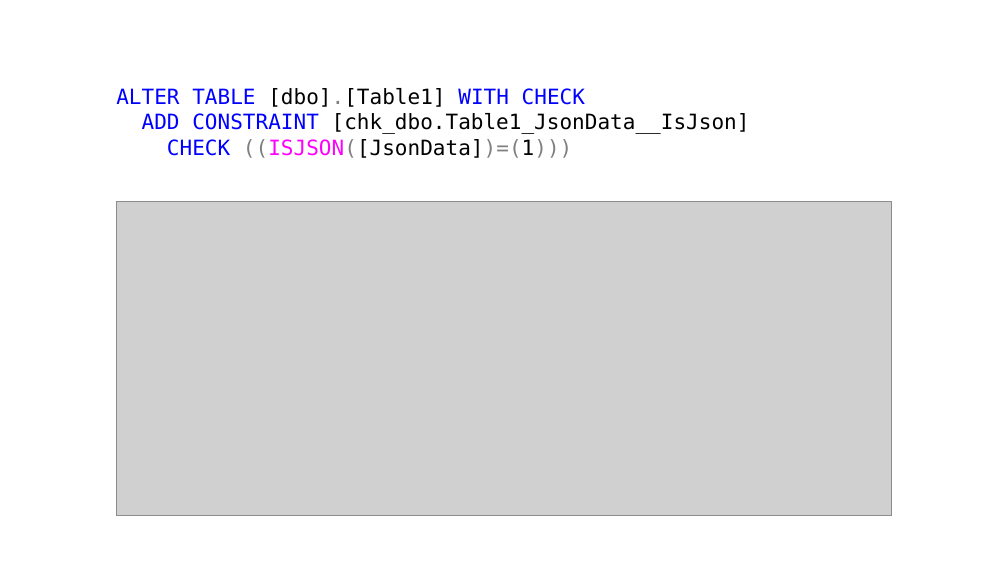
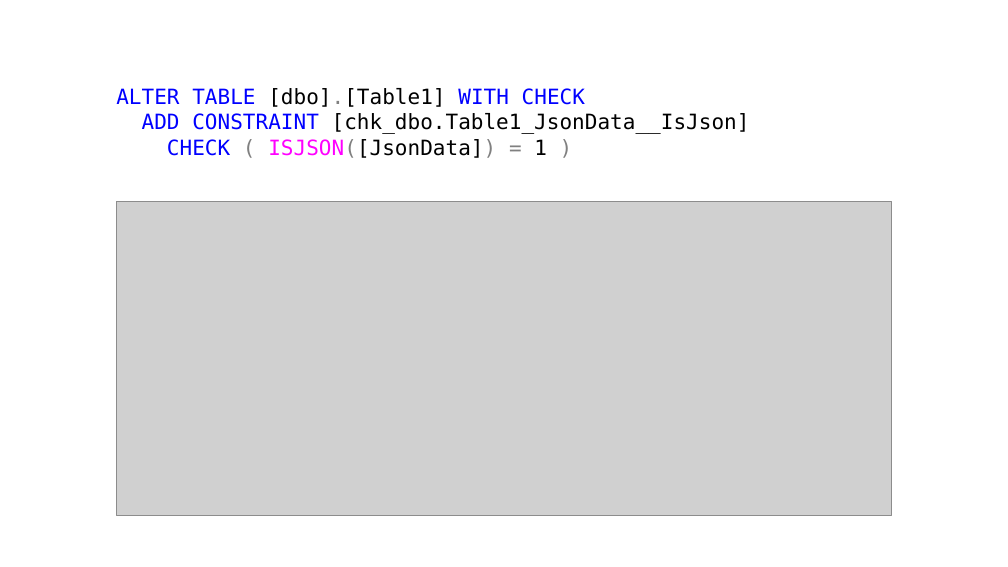
Before and after one commit to jbfoushee/MyPresentations, a slide deck: slide 32 of TSQL_JSON_Operators/TSQL_JSON_Operators.pptx. Drawn at 1008x567 pixels with LibreOffice and Linux fonts; fonts in the diff are those of the drawing; grey boxes stand for pictures. Boxes give left, top, right and bottom in pixels: in the first picture for what was removed or moved away, otherwise in the second. Text is boxed around its words. In the diff, an @@ line names an element or a change of style, - is before the commit and + after.

```diff
--- a/TSQL_JSON_Operators/TSQL_JSON_Operators.pptx
+++ b/TSQL_JSON_Operators/TSQL_JSON_Operators.pptx
@@ text at (x1=167, y1=139, x2=547, y2=158): text changed @@
-CHECK ((ISJSON([JsonData])=(1)))
+CHECK ( ISJSON([JsonData]) = 1 )
```
Also in this commit, not shown: 10 other slides changed.
